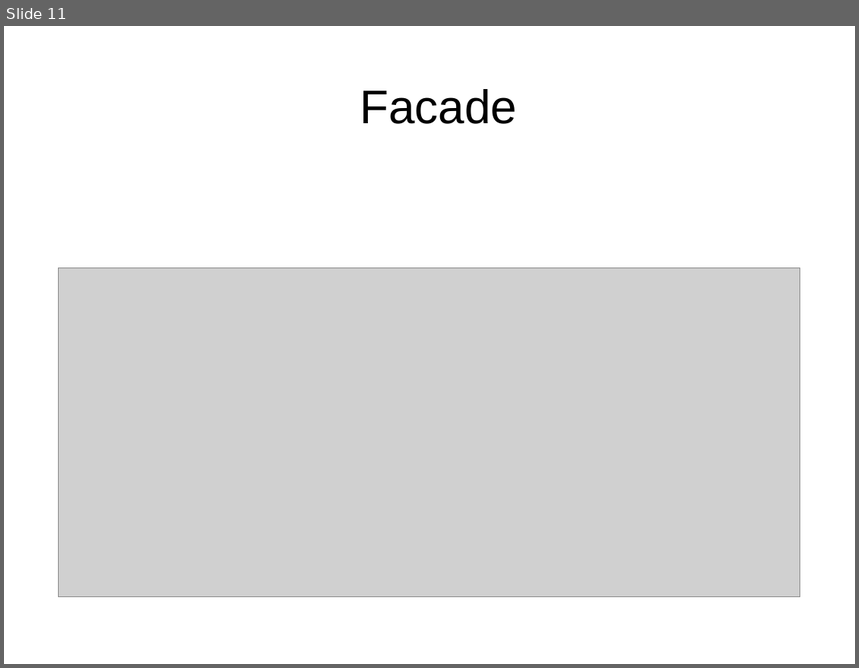
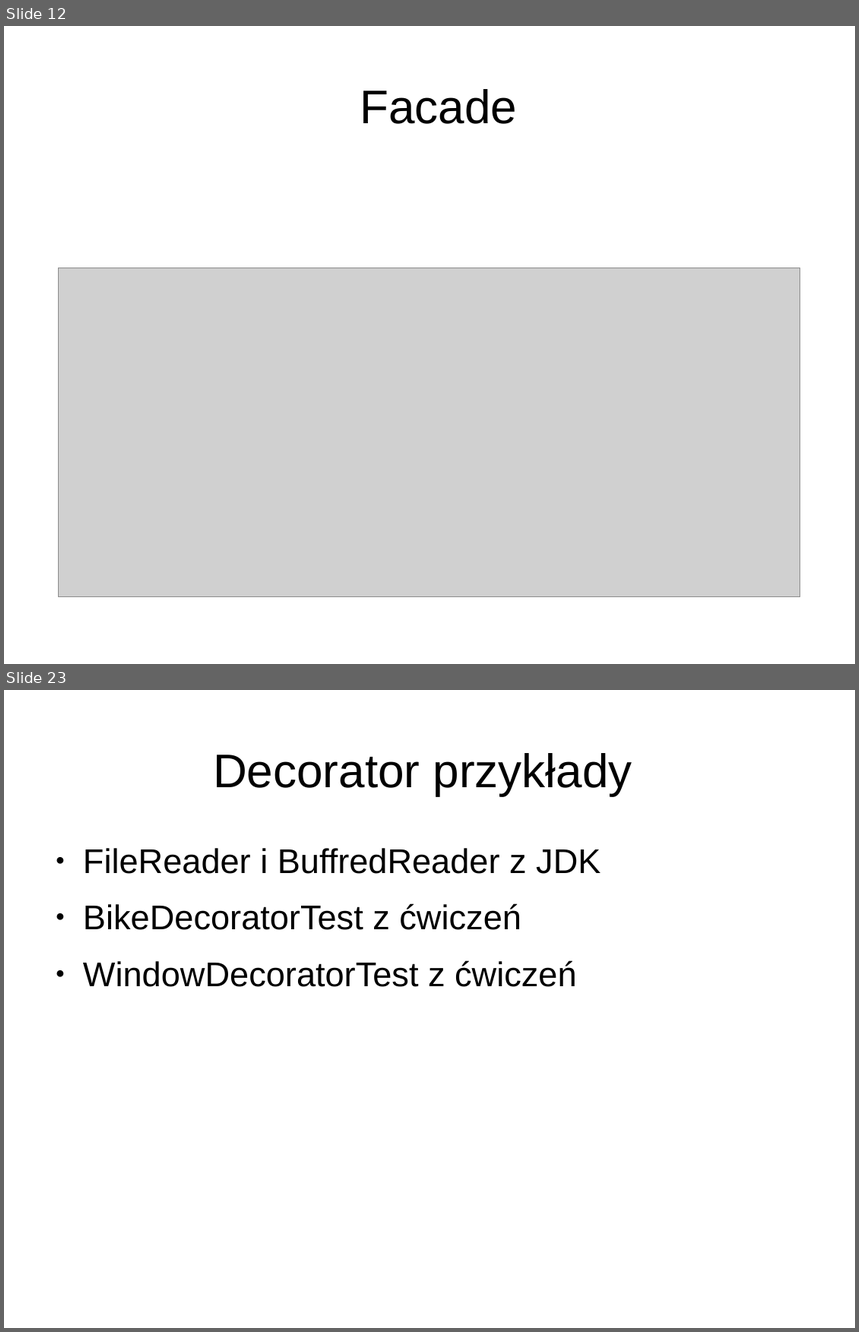
Before and after one commit to anicos/wzorce-projektowe-prezentacja, a slide deck: Part_2.odp. Shown one above the other, each under a label of ours: slide 11 before the commit, slides 12 and 23 after it; the slides between them are not shown. The pictures are 859x668 and 859x1332 pixels, drawn with LibreOffice and Linux fonts; fonts in the diff are those of the drawing; grey boxes stand for pictures. Boxes give left, top, right and bottom in pixels: in the first picture for what was removed or moved away, otherwise in the second. Text is boxed around its words. In the diff, an @@ line names an element or a change of style, - is before the commit and + after.

```diff
--- a/Part_2.odp
+++ b/Part_2.odp
@@ slide 23 added at (4,690,855,1328), background #FFFFFF @@
@@ title added at (213,753,633,796), 44 pt, text #000000 @@
+Decorator przykłady
@@ text added at (83,848,601,987), 32 pt, text #000000 @@
+● FileReader i BuffredReader z JDK
+● BikeDecoratorTest z ćwiczeń
+● WindowDecoratorTest z ćwiczeń
@@ what was slide 11 is now slide 12 @@
```
Also in this commit, not shown: 1 slide changed, 11 other slides added.
